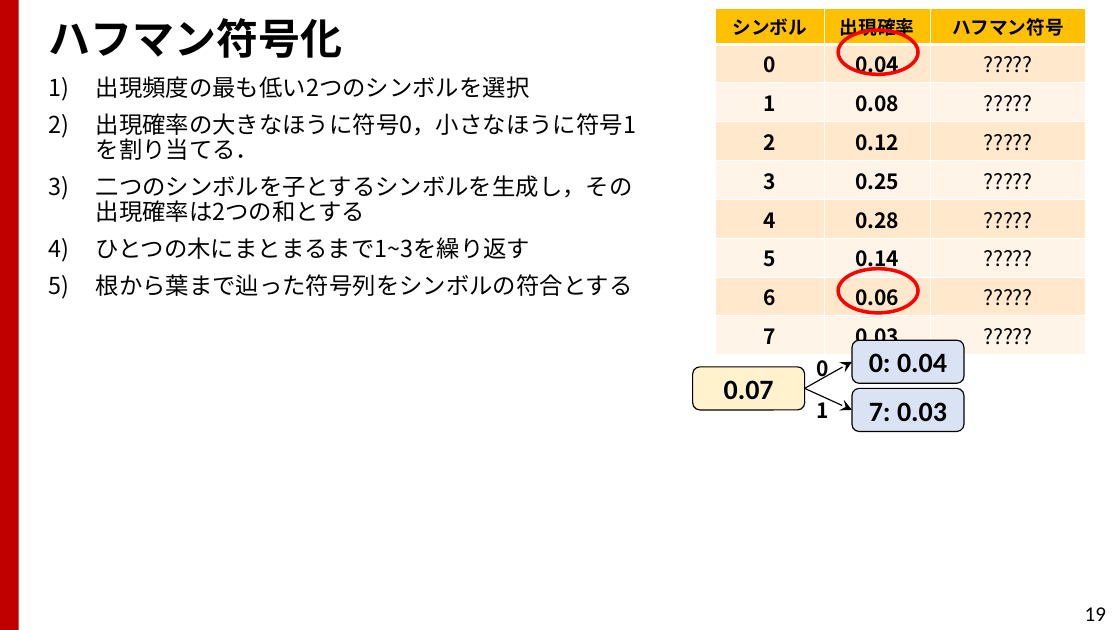
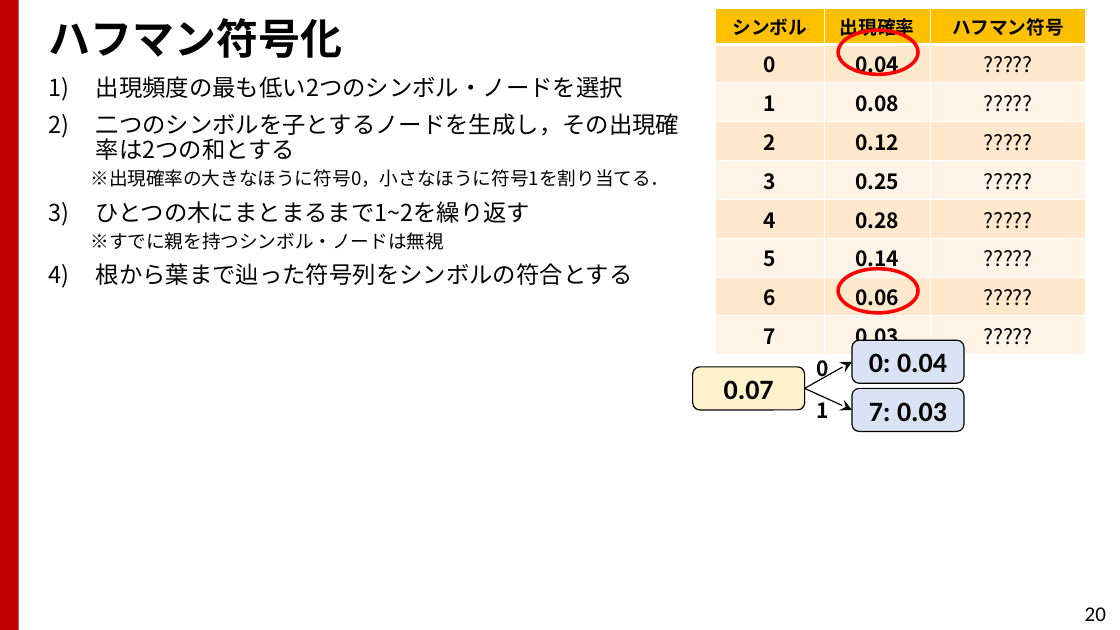
Before and after one commit to TakashiIjiri/TakashiIjiri.github.io, a slide deck: slide 20 of classes/dm2022/dm08.pptx (slide 19 before the commit). Drawn at 1120x630 pixels with LibreOffice and Linux fonts; fonts in the diff are those of the drawing. Boxes give left, top, right and bottom in pixels: in the first picture for what was removed or moved away, otherwise in the second. Text is boxed around its words. In the diff, an @@ line names an element or a change of style, - is before the commit and + after.

```diff
--- a/classes/dm2022/dm08.pptx
+++ b/classes/dm2022/dm08.pptx
@@ text at (90,76,680,250): text changed @@
-1) 出現頻度の最も低い2つのシンボルを選択
-2) 出現確率の大きなほうに符号0，小さなほうに符号1を割り当てる．
-3) 二つのシンボルを子とするシンボルを生成し，その出現確率は2つの和とする
-4) ひとつの木にまとまるまで1~3を繰り返す
+1) 出現頻度の最も低い2つのシンボル・ノードを選択
+2) 二つのシンボルを子とするノードを生成し，その出現確率は2つの和とする
+  ※出現確率の大きなほうに符号0，小さなほうに符号1を割り当てる．
+3) ひとつの木にまとまるまで1~2を繰り返す
+  ※すでに親を持つシンボル・ノードは無視
@@ page number at (1085,607,1106,621): text changed @@
-19
+20
```
Also in this commit, not shown: 7 other slides changed, 2 slides added, 1 other file.
